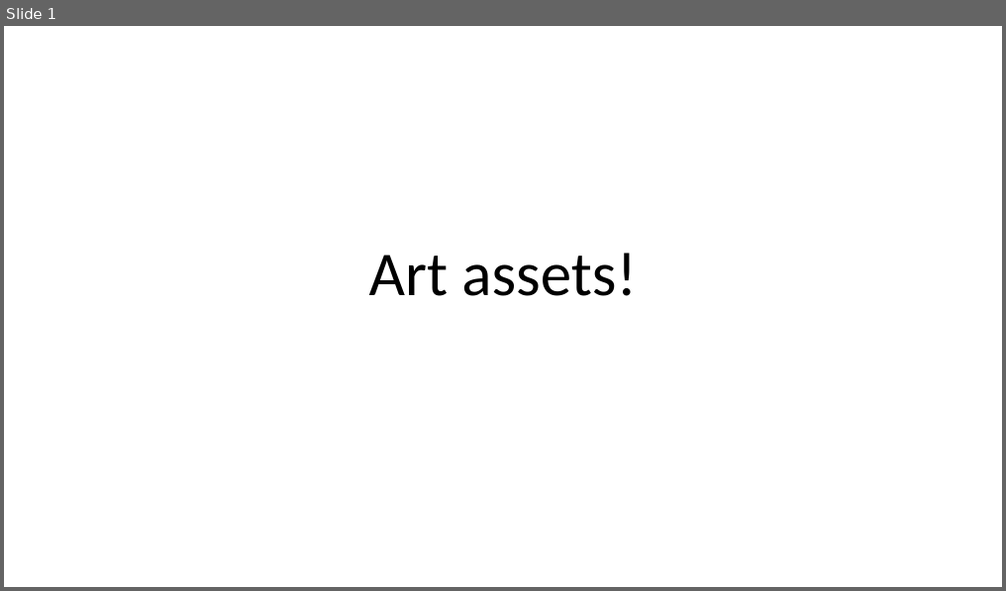
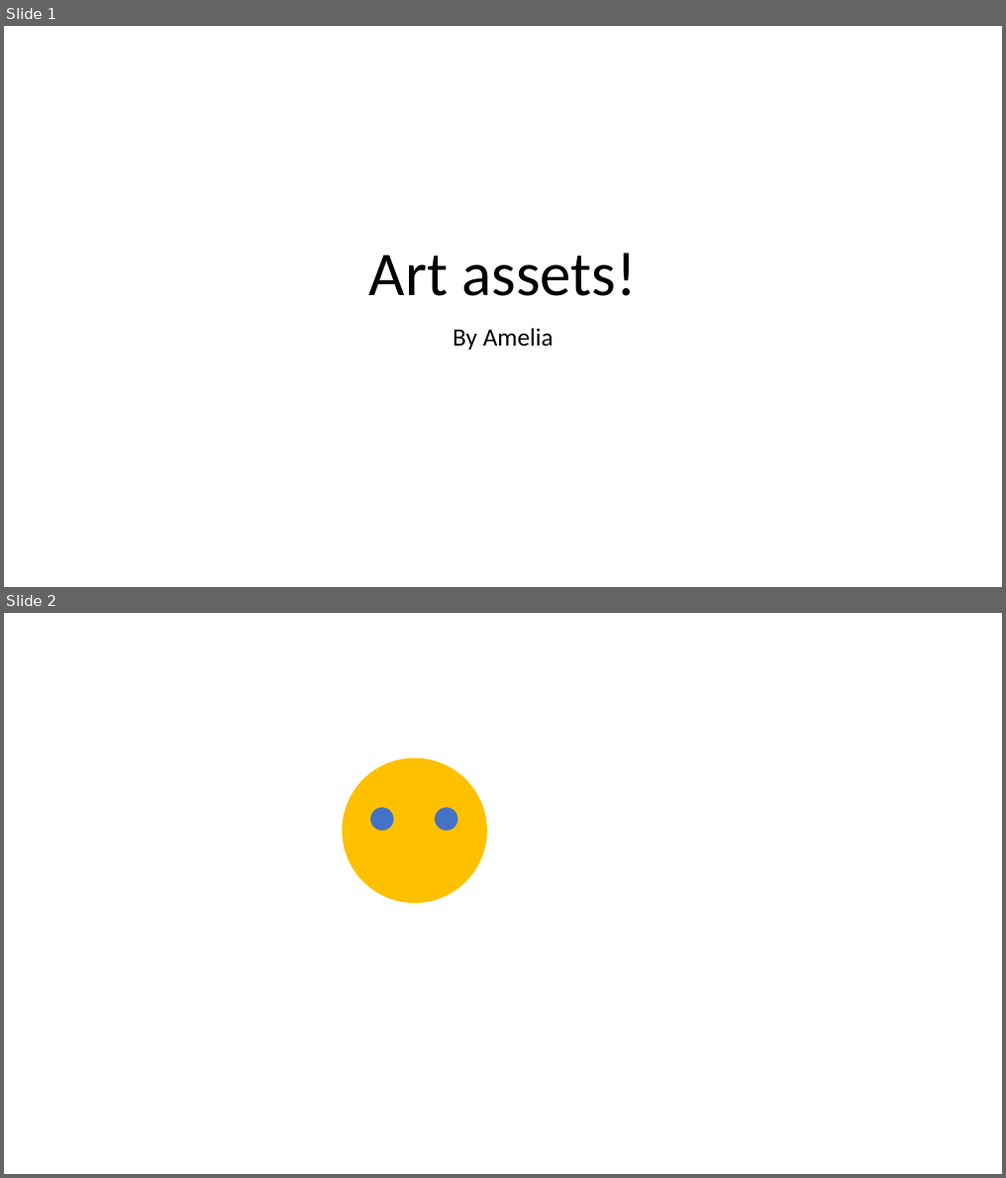
Before and after one commit to AmeliaTYR/SlimeFighter, a slide deck: otherFiles/art.pptx. Shown one above the other, each under a label of ours: slide 1 before the commit, slides 1 and 2 after it. The pictures are 1006x591 and 1006x1178 pixels, drawn with LibreOffice and Linux fonts; fonts in the diff are those of the drawing. Boxes give left, top, right and bottom in pixels: in the first picture for what was removed or moved away, otherwise in the second. Text is boxed around its words. In the diff, an @@ line names an element or a change of style, - is before the commit and + after.

```diff
--- a/otherFiles/art.pptx
+++ b/otherFiles/art.pptx
@@ slide 2 added at (4, 613, 1002, 1174), background #FFFFFF @@
@@ ellipse added at (343, 759, 487, 903), fill #FFC000 @@
@@ ellipse added at (371, 808, 394, 831), fill #4472C4 @@
@@ ellipse added at (435, 808, 457, 831), fill #4472C4 @@
@@ slide 1 changed as well @@
@@ subtitle added at (452, 328, 553, 350), 24 pt, text #000000 @@
+By Amelia
```
Also in this commit, not shown: 1 slide removed, 8 other files.
